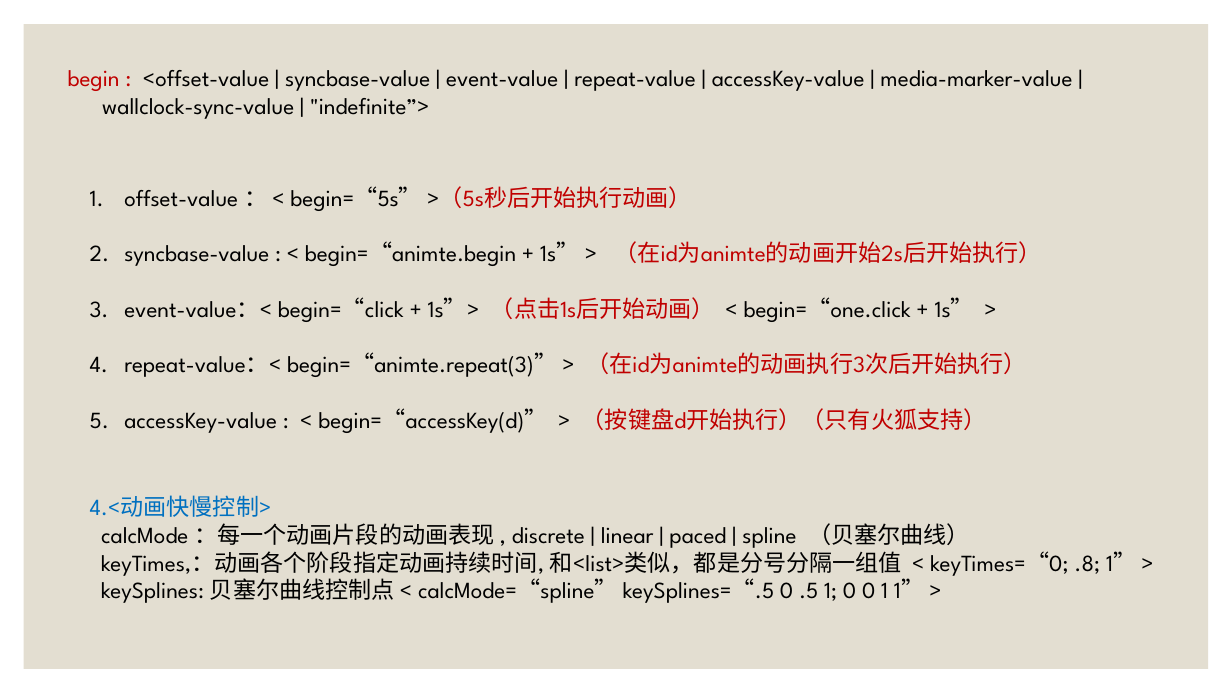
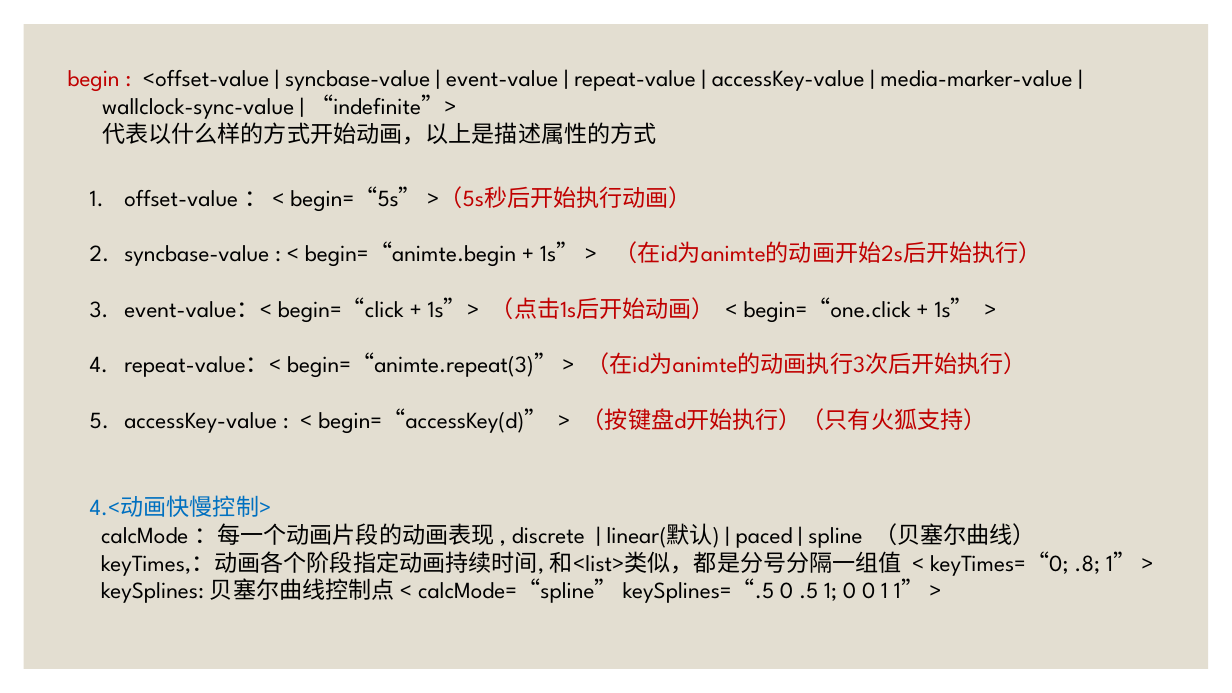
Before and after one commit to SouthLink/svg-demo, a slide deck: slide 16 of SVG动画 [自动保存] [自动保存].pptx (slide 14 before the commit). Drawn at 1232x693 pixels with LibreOffice and Linux fonts; fonts in the diff are those of the drawing. Boxes give left, top, right and bottom in pixels: in the first picture for what was removed or moved away, otherwise in the second. Text is boxed around its words. In the diff, an @@ line names an element or a change of style, - is before the commit and + after.

Commit message:
完善动画，PPT

```diff
--- a/SVG动画 [自动保存] [自动保存].pptx
+++ b/SVG动画 [自动保存] [自动保存].pptx
@@ text at bbox=[68, 70, 1072, 145]: text changed @@
-begin : <offset-value | syncbase-value | event-value | repeat-value | accessKey-value | media-marker-value | wallclock-sync-value | "indefinite”>
+begin : <offset-value | syncbase-value | event-value | repeat-value | accessKey-value | media-marker-value | wallclock-sync-value | “indefinite”>
+代表以什么样的方式开始动画，以上是描述属性的方式
@@ text at bbox=[90, 495, 1036, 548]: text changed @@
-4.<动画快慢控制>
-calcMode ：每一个动画片段的动画表现 , discrete | linear | paced | spline （贝塞尔曲线）
+4.<动画快慢控制>
+calcMode ：每一个动画片段的动画表现 , discrete | linear(默认) | paced | spline （贝塞尔曲线）
```
Also in this commit, not shown: 8 other slides changed, 3 slides added, 2 slides removed, 13 other files.
